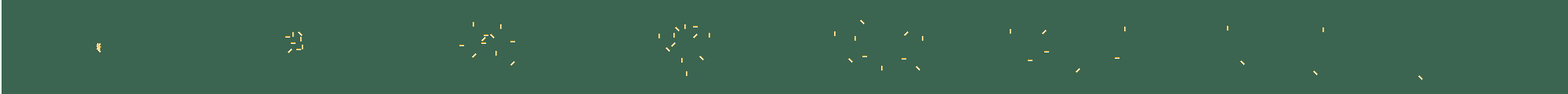
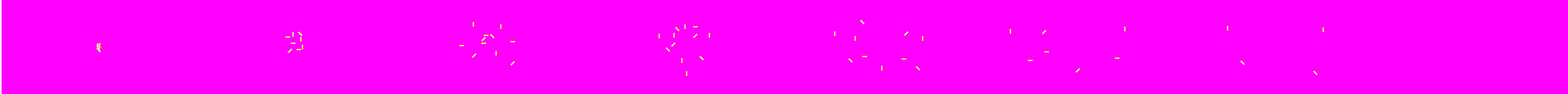
Revision of a layered 1568×94 image; what changed, layer by layer:
painted on "레이어 7" over [1,0,1568,94]
removed layer "레이어 5" over [96,45,102,51]
removed layer "레이어 4" over [96,43,102,48]
removed layer "레이어 3" over [96,47,102,53]
removed layer "레이어 2" over [96,43,102,49]
removed layer "레이어 16" over [297,31,303,37]
removed layer "레이어 15" over [287,48,293,54]
removed layer "레이어 21" over [471,53,477,59]
removed layer "레이어 20" over [481,36,487,42]
removed layer "레이어 19" over [510,61,516,66]
removed layer "레이어 18" over [490,33,495,39]
removed layer "레이어 68" over [1313,70,1318,76]
removed layer "레이어 67" over [1240,60,1245,66]
removed layer "레이어 59" over [1041,29,1047,35]
removed layer "레이어 58" over [1075,68,1081,73]
removed layer "레이어 57" over [903,31,909,37]
removed layer "레이어 56" over [915,65,921,71]
removed layer "레이어 54" over [860,19,865,25]
removed layer "레이어 46" over [671,42,676,48]
removed layer "레이어 45" over [693,33,698,39]
removed layer "레이어 44" over [699,55,705,61]
removed layer "레이어 43" over [665,47,671,52]
removed layer "레이어 42" over [675,26,680,32]
removed layer "레이어 0" over [1,0,1568,94]
…and 2 more changes (2 removed)
